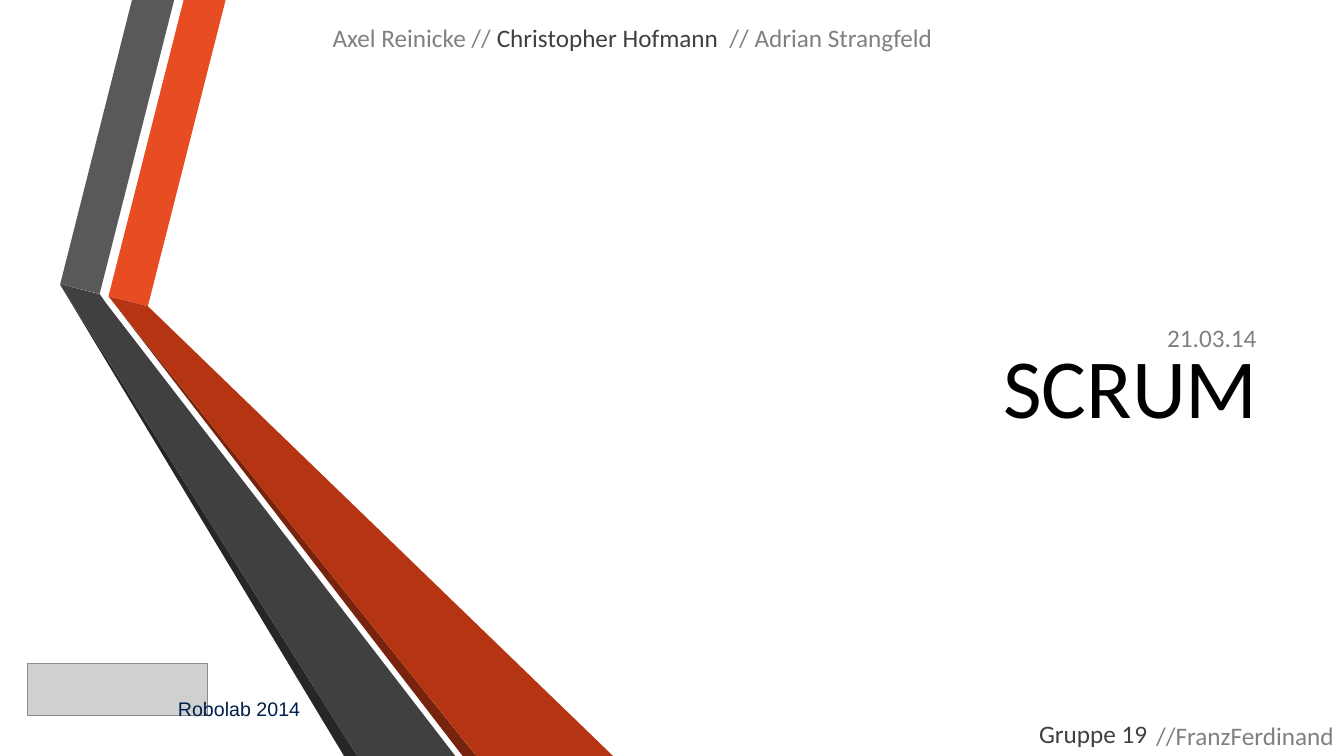
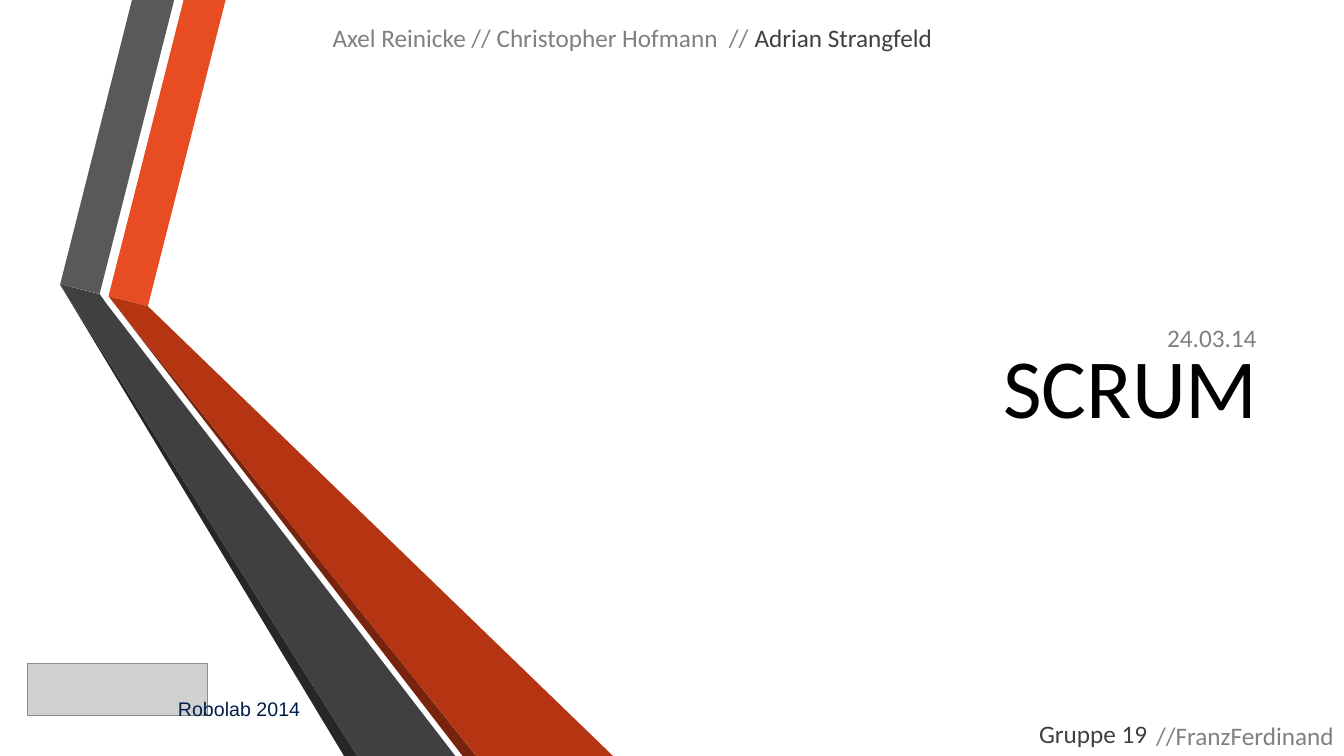
Before and after one commit to Sinnlosvoll/FranzFerdinand, a slide deck: slide 1 of scrum/24.03.2014.pptm. Drawn at 1344x756 pixels with LibreOffice and Linux fonts; fonts in the diff are those of the drawing; grey boxes stand for pictures; background and template pictures are left out. Boxes give left, top, right and bottom in pixels: in the first picture for what was removed or moved away, otherwise in the second. Text is boxed around its words. In the diff, an @@ line names an element or a change of style, - is before the commit and + after.

```diff
--- a/scrum/24.03.2014.pptm
+++ b/scrum/24.03.2014.pptm
@@ text "Axel Reinicke // Christopher Hofmann ..." at [333, 29, 932, 52]: text colour #404040 to #808080 in "Christopher Hofmann"; text colour #808080 to #404040 in "Adrian Strangfeld" @@
@@ text at [1167, 330, 1256, 347]: text changed @@
-21.03.14
+24.03.14
```
Also in this commit, not shown: 3 other slides changed, 45 other files.
